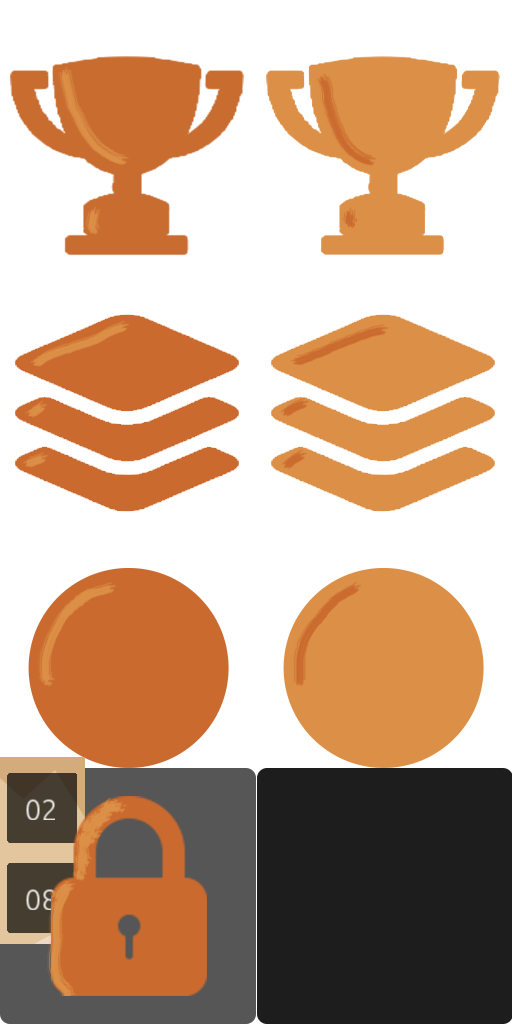
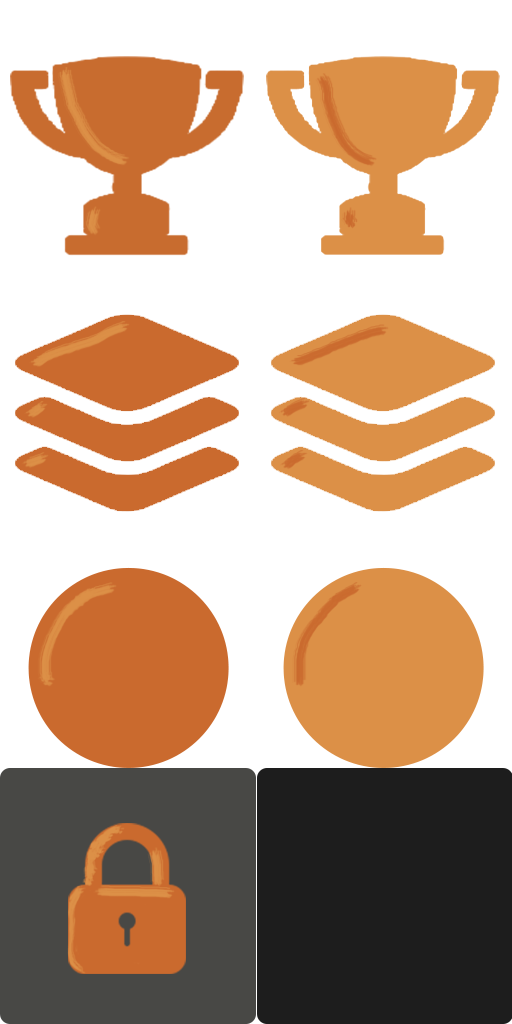
The second w=512, h=1024 image is a revision of the first. Changes to its layers:
painted on "Sence" over [47, 797, 175, 996]
painted on "Lock" over [51, 796, 207, 996]
hid "Layer 4" over [0, 757, 85, 944]
"Lvl" (2nd of 2): opacity 75% → 81%, painted on it over [0, 768, 256, 1024]
